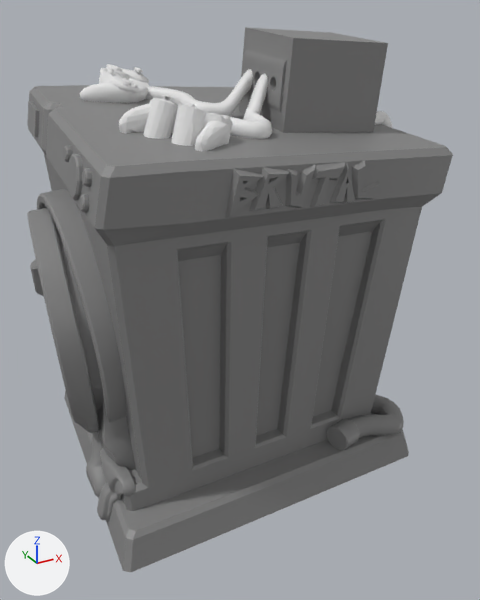
One commit to the Blender file Sources/Blend/SlapBros_WashingMaschine.blend: the scene before it, then after it.
Both versions are drawn from a 50 mm lens placed at (-2.59, -5.05, 3.87), pointed at (0.01, -0.31, 1.5). Every picture has the same lights, and +X, +Y and +Z are marked at lower left. The picture after the commit comes second.
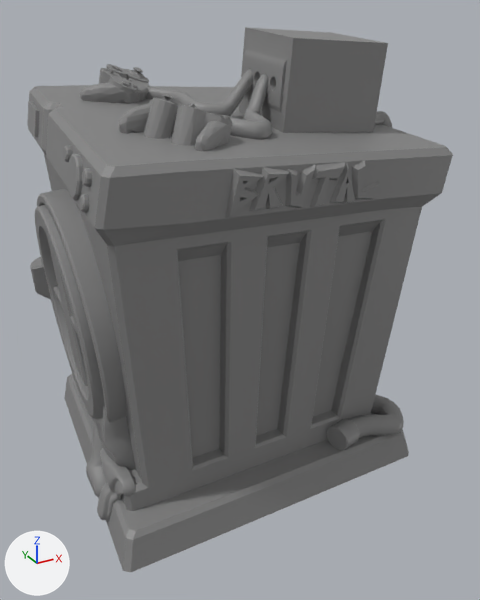
Where the newer file only moved an object's origin or applied its transform, the numbers keep the older frame.

The change, as a list of edits to the scene's bpy script:
```text
Change me_cylinder_008:
    used by ob_cylinder_006; location = (-1.375, -0.003, 1.553); rotation_euler = (0.264, 1.472, 0.139), in degrees (15, 84, 8)
    remove me_cylinder_008.from_pydata(...)  # 640 vertices, 578 faces; spans x -0.89..1.0, y -0.89..0.88, z -0.24..0.16
    add me_cylinder_008.from_pydata(...)  # 640 vertices, 578 faces; spans x -0.74..1.15, y -1.77..0.0, z -0.08..0.31
    me_cylinder_008 part 1: the whole mesh is moved by (0.15, -0.88, 0.15)
Change me_gamecube_controller_obj_high:
    where me_gamecube_controller_obj_high.from_pydata(...)  # 535 vertices, 884 faces; spans x -0.369..0.37, y -0.017..0.34, z -0.173..0.302
    remove me_gamecube_controller_obj_high.materials.append(mat_phong2sg)  # white #e7e7e7
    add me_gamecube_controller_obj_high.materials.append(mat_material)  # grey #868686
Change me_gamecube_controller_obj_high_001:
    where me_gamecube_controller_obj_high_001.from_pydata(...)  # 542 vertices, 849 faces; spans x -0.37..0.37, y -0.009..0.34, z -0.173..0.302
    remove me_gamecube_controller_obj_high_001.materials.append(mat_phong2sg)  # white #e7e7e7
    add me_gamecube_controller_obj_high_001.materials.append(mat_material)  # grey #868686
Change me_beziercurve_002:
    where me_beziercurve_002.from_pydata(...)  # 1058 vertices, 1052 faces; spans x -0.21..1.76, y -1.42..0.22, z -1.61..0.3
    add me_beziercurve_002.materials.append(mat_material)  # grey #868686
Change ob_cylinder_006:
    ob_cylinder_006.location: (-1.375, -0.003, 1.553) -> (-1.432, 0.851, 1.75)
    ob_cylinder_006.rotation_euler: (0.264, 1.472, 0.139) -> (0.264, 1.472, 0.237)  # degrees (15, 84, 8) -> degrees (15, 84, 14)
```

Where the change shows, as pixel boxes (x1, y1, x2, y2) in the pictures (480 x 600 px):
'Cylinder.006', moved, turned: before (27, 208, 103, 433); after (35, 205, 105, 419)
'GameCube_Controller_OBJ_High', recoloured (white to grey): (119, 95, 233, 151) in both
'BezierCurve.002', recoloured (white to grey): (146, 69, 392, 139) in both
'GameCube_Controller_OBJ_High.001', recoloured (white to grey): (80, 64, 150, 103) in both
